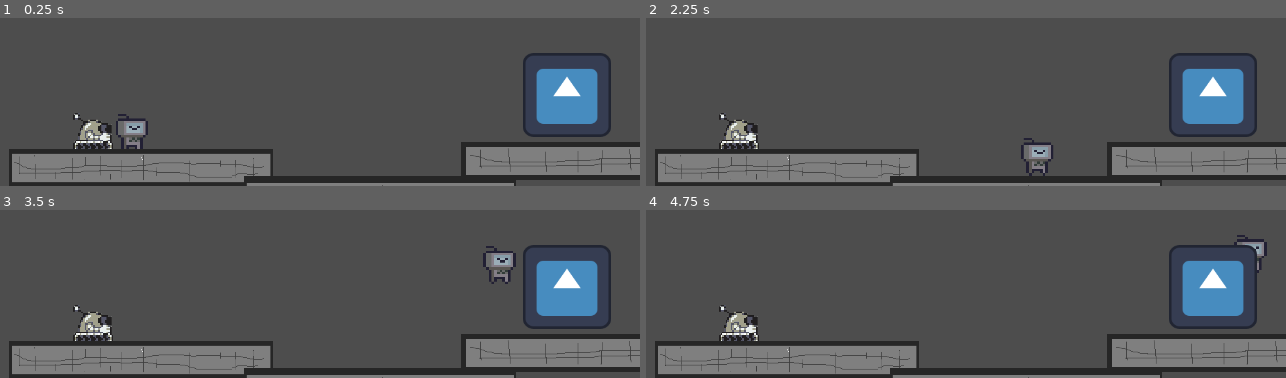
Above: before the commit, frames 1-4 (two rows, left to right).
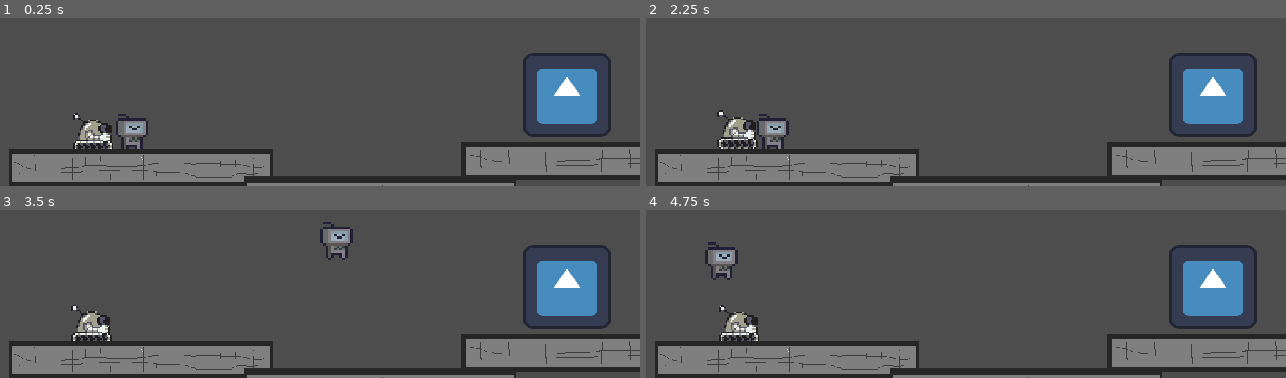
Above: after the commit, the same moments.

Repository: gdp-ufrj/Nut-Bolt
Game: Godot game, scene res://Cenas/Game Controller.tscn
Same seed, same stepped clock (60 frames per second), same inputs: the game is played once before the commit and once after it. The engine's default icon, where the game draws it, is replaced by a stand-in: a white triangle on a blue panel in a dark square.
Inputs:
- Up to frame 1 (0.25 s): no input
- Up to frame 2 (2.25 s): tap Enter at 0.5 s; hold Right (ui_right) 0.53-2.03 s; tap Up (ui_up) at 0.77, 1.52 s; tap R (restart, bound only after the commit) at 2 s; hold Left (ui_left) from 2.03 s (still down)
- Up to frame 3 (3.5 s): release Left (ui_left) at 2.78 s; hold Right (ui_right) from 2.78 s (still down); tap Up (ui_up) at 3.02 s
- Up to frame 4 (4.75 s): tap Up (ui_up) at 3.77, 4.52 s; tap R (restart, bound only after the commit) at 4.15 s; release Right (ui_right) at 4.28 s; hold Left (ui_left) from 4.28 s (still down)

The runs differ from the first frame. In frame 1, 0.4% of the frame differs, in the area x 2-99%, y 30-98%; in frame 2, 2.6%; in frame 3, 2.3%; in frame 4, 1.6%.

Commit message:
Sprites temporarios

Diff:
--- a/plataform-2d-godot/project.godot
+++ b/plataform-2d-godot/project.godot
@@ -37,8 +37,18 @@
 "events": [null, Object(InputEventKey,"resource_local_to_scene":false,"resource_name":"","device":0,"window_id":0,"alt_ …(195 unchanged characters)…
 ]
 }
+restart={
+"deadzone": 0.2,
+"events": [Object(InputEventKey,"resource_local_to_scene":false,"resource_name":"","device":-1,"window_id":0,"alt_pressed":false,"shift_pressed":false,"ctrl_pressed":false,"meta_pressed":false,"pressed":false,"keycode":0,"physical_keycode":82,"key_label":0,"unicode":114,"location":0,"echo":false,"script":null)
+]
+}
+
+[physics]
+
+common/canvas_textures/default_texture_filter=1
 
 [rendering]
 
+textures/canvas_textures/default_texture_filter=0
 renderer/rendering_method="gl_compatibility"
 renderer/rendering_method.mobile="gl_compatibility"
Binary file added: plataform-2d-godot/Sprites/Tileset Chão 1.png
Not shown, added: plataform-2d-godot/Sprites/Tileset Chão 1.png.import
Binary file added: plataform-2d-godot/Sprites/Tileset teste 1.png
Not shown, added: plataform-2d-godot/Sprites/Tileset teste 1.png.import
